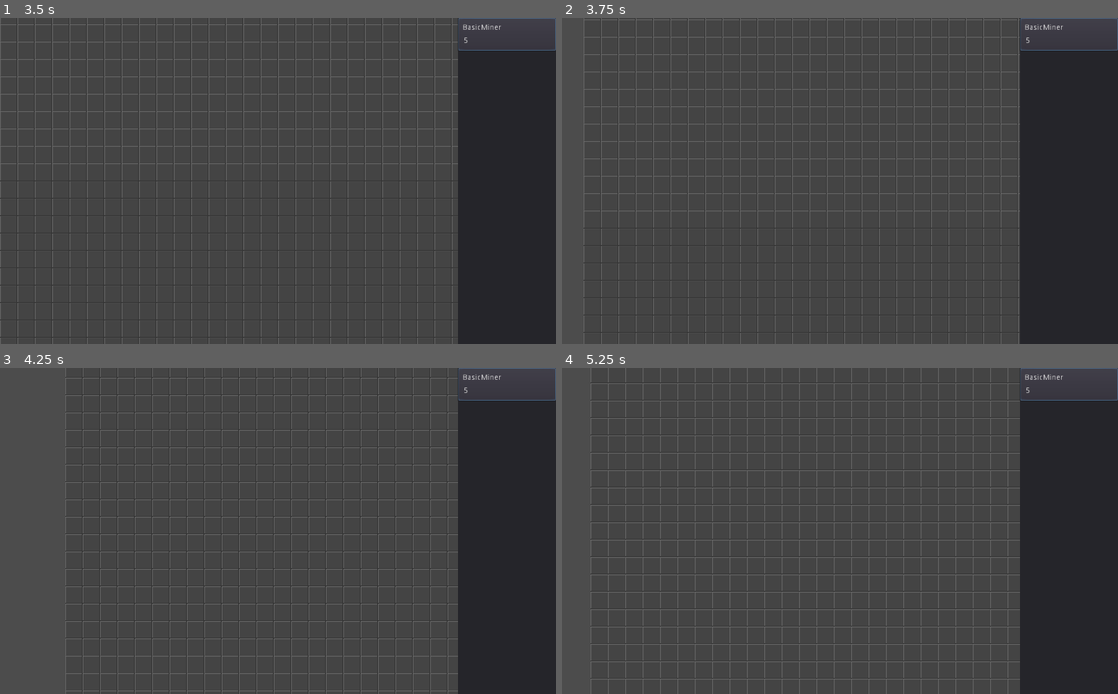
Above: before the commit, frames 1-4 (two rows, left to right).
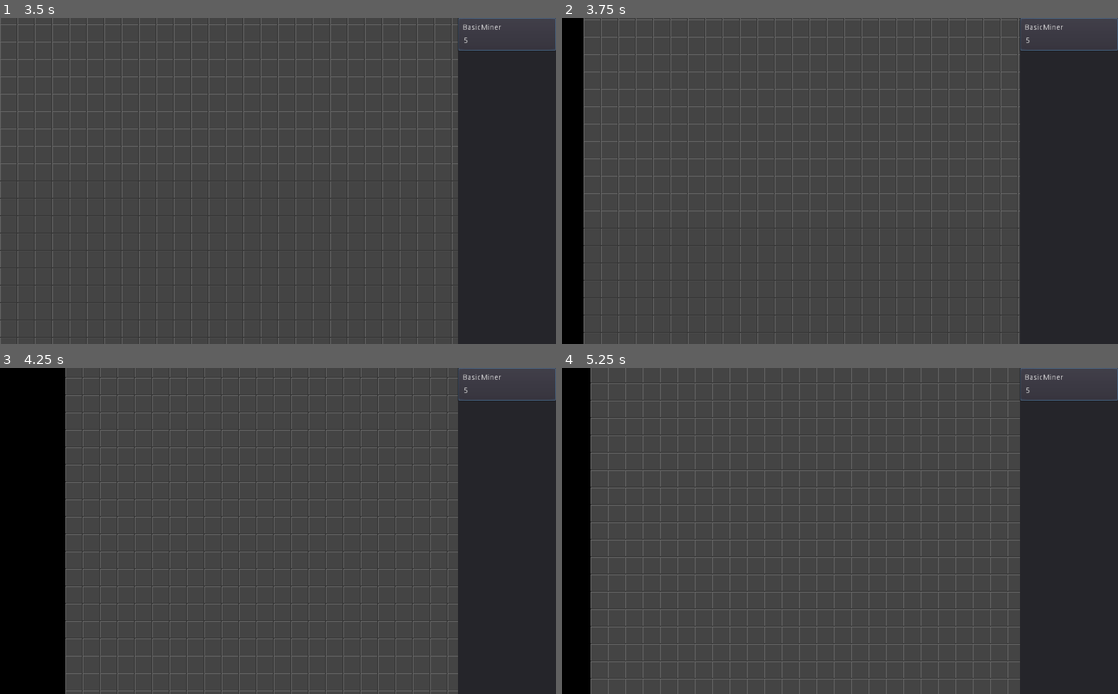
Above: after the commit, the same moments.

Repository: danielcannell/blockson
Game: Godot game, scene res://Splash.tscn
The game is run twice, just before and just after one commit, with the same random seed, the same clock (stepped at 60 frames per second) and the same inputs.
Inputs (mouse positions are in pixels of both pictures, inside the frame that each line leads up to):
- Up to frame 1 (3.5 s): click "BasicMiner" at 0.5 s; click "BasicMiner" at 1.25 s; click "BasicMiner" at 2 s; tap Enter at 2.75 s; move the mouse to (400, 164) at 2.77 s; click (400, 164) at 2.92 s
- Up to frame 2 (3.75 s): tap Space at 3.5 s; drag from (728, 197) to (812, 246) at 3.52 s
- Up to frame 3 (4.25 s): no input
- Up to frame 4 (5.25 s): tap Enter at 4.25 s; move the mouse to (895, 459) at 4.27 s; click (895, 459) at 4.42 s; tap Space at 5 s; drag from (812, 596) to (673, 482) at 5.02 s

Frame 1 is identical in both runs. In frame 2, 3.9% of the frame differs, in the area x 0-4%, y 0-100%; in frame 3, 12%, in the area x 0-12%, y 0-100%; in frame 4, 5.1%.

Commit message:
Fix off-by-one bug

Diff:
--- a/Playfield/Playfield.gd
+++ b/Playfield/Playfield.gd
@@ -82,7 +82,7 @@
     for i in range(size[0]):
         for j in range(size[1]):
             var p = coord + Vector2(i, j)
-            if p in tiles or p.x < 0 or p.x > Config.MAP_WIDTH or p.y < 0 or p.y > Config.MAP_HEIGHT:
+            if p in tiles or p.x < 0 or p.x >= Config.MAP_WIDTH or p.y < 0 or p.y >= Config.MAP_HEIGHT:
                 ok = false
 
     if ok:
--- a/project.godot
+++ b/project.godot
@@ -22,6 +22,7 @@
 [autoload]
 
 Config="*res://Config.gd"
+Globals="*res://Globals.gd"
 
 [display]
 
@@ -31,4 +32,5 @@
 [rendering]
 
 quality/driver/driver_name="GLES2"
+environment/default_clear_color=Color( 0, 0, 0, 1 )
 environment/default_environment="res://default_env.tres"
